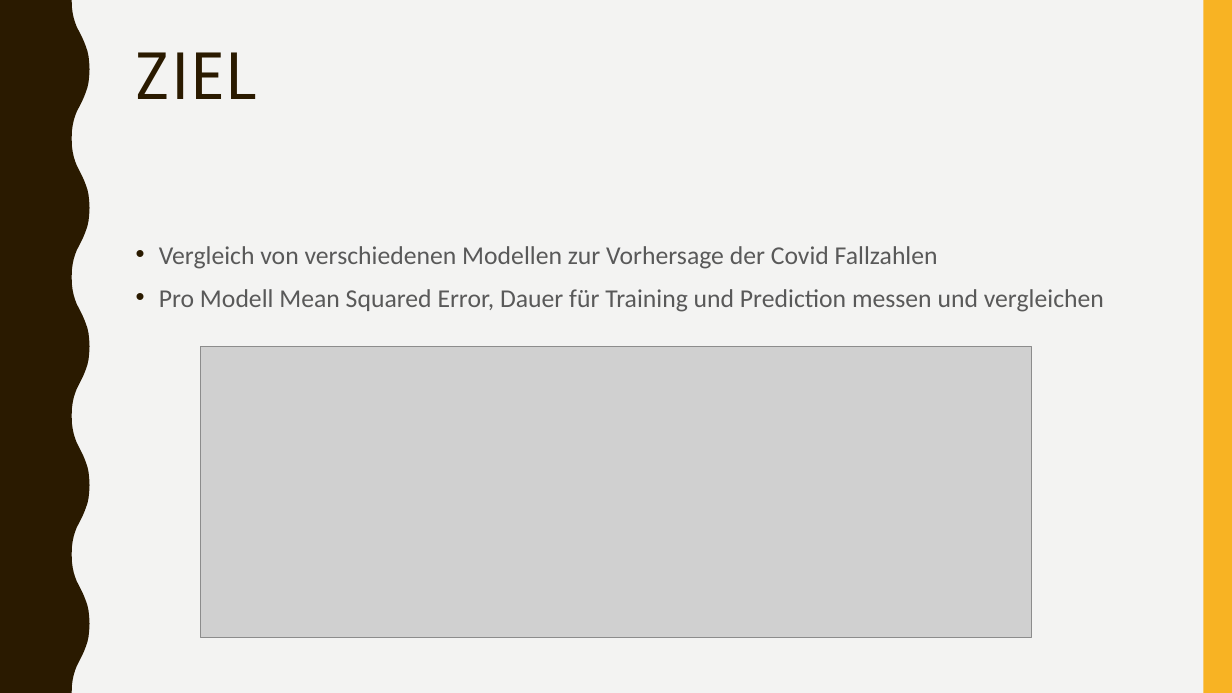
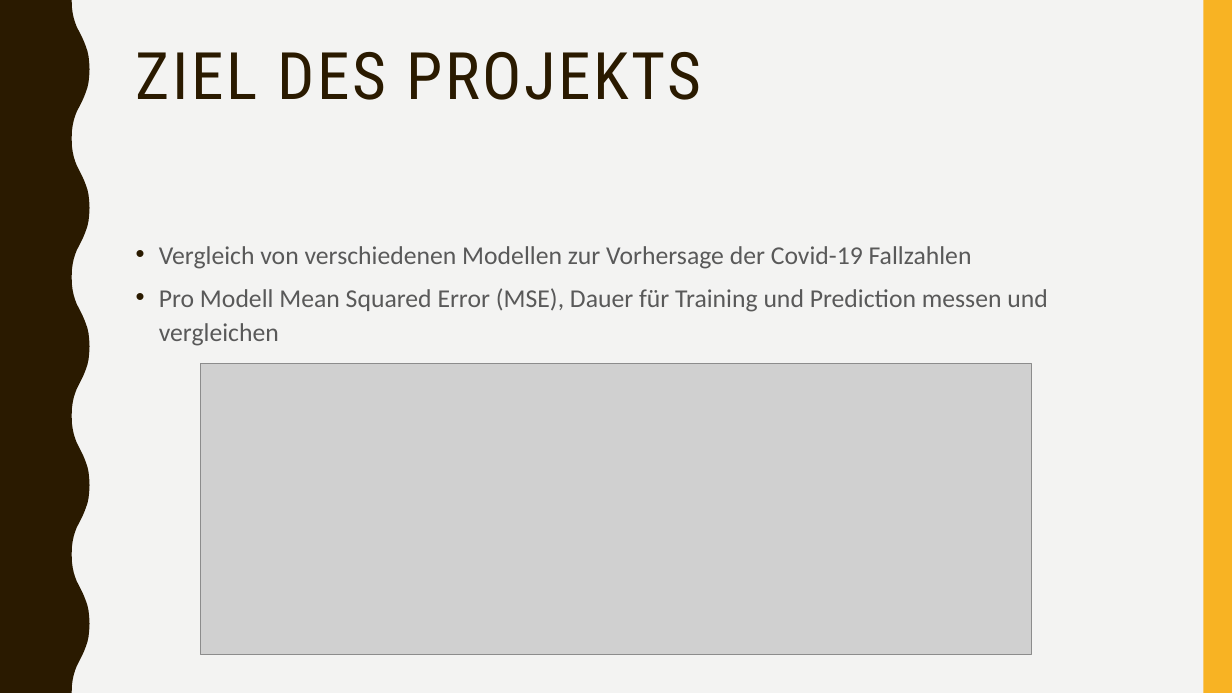
Before and after one commit to maggi71/ml-corona, a slide deck: slide 3 of resources/documentation/Abschlusspraesentation.pptx. Drawn at 1232x693 pixels with LibreOffice and Linux fonts; fonts in the diff are those of the drawing; grey boxes stand for pictures. Boxes give left, top, right and bottom in pixels: in the first picture for what was removed or moved away, otherwise in the second. Text is boxed around its words. In the diff, an @@ line names an element or a change of style, - is before the commit and + after.

```diff
--- a/resources/documentation/Abschlusspraesentation.pptx
+++ b/resources/documentation/Abschlusspraesentation.pptx
@@ title at (136,52,701,100): text changed @@
-ZIEL
+ZIEL DES PROJEKTS
@@ text at (159,246,1047,346): text changed @@
-• Vergleich von verschiedenen Modellen zur Vorhersage der Covid Fallzahlen
-• Pro Modell Mean Squared Error, Dauer für Training und Prediction messen und vergleichen
+• Vergleich von verschiedenen Modellen zur Vorhersage der Covid-19 Fallzahlen
+• Pro Modell Mean Squared Error (MSE), Dauer für Training und Prediction messen und vergleichen
@@ picture: place and size @@
-picture at (201,347,1032,638)
+picture at (201,363,1032,654)
```
Also in this commit, not shown: 7 other slides changed, 1 other file.
